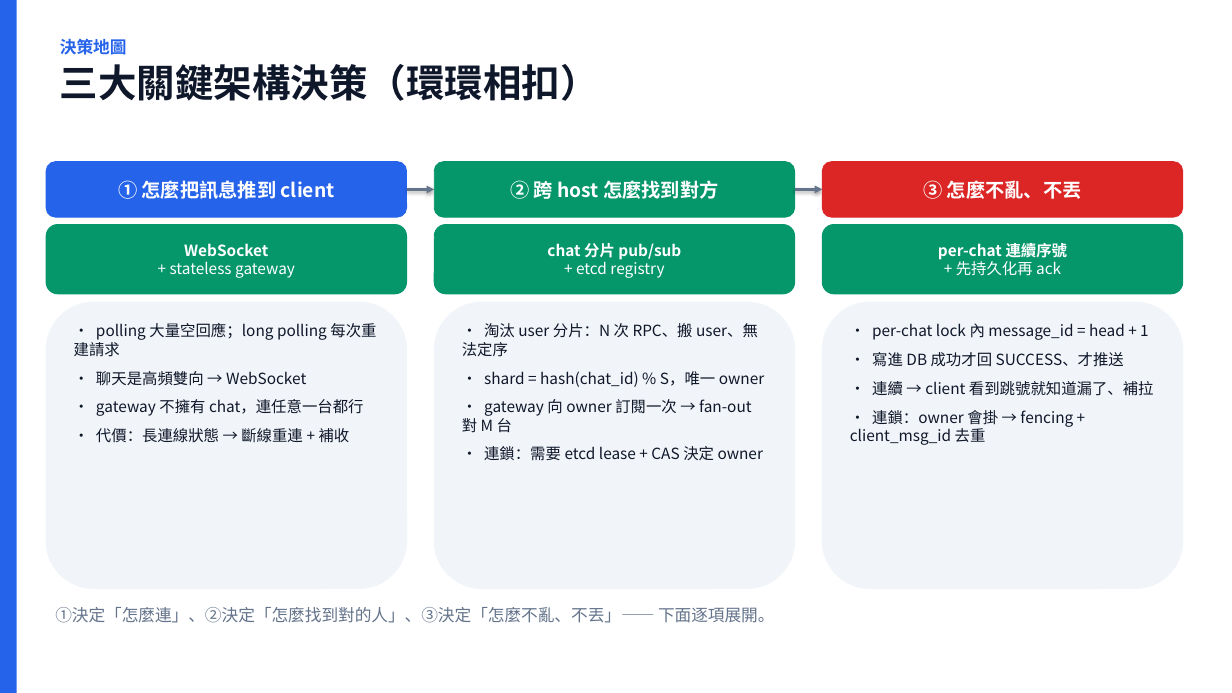
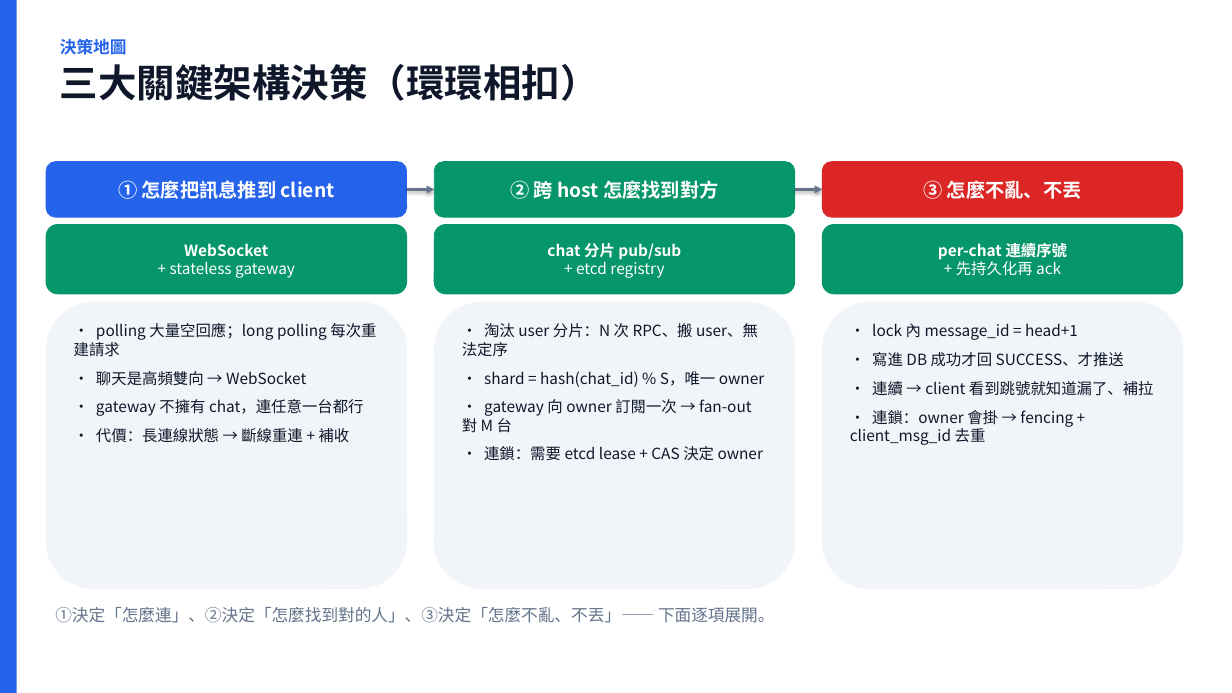
Before and after one commit to scolley31/system-design-demo, a slide deck: slide 7 of Messenger/Messenger.pptx. Drawn at 1232x693 pixels with LibreOffice and Linux fonts; fonts in the diff are those of the drawing. Boxes give left, top, right and bottom in pixels: in the first picture for what was removed or moved away, otherwise in the second. Text is boxed around its words. In the diff, an @@ line names an element or a change of style, - is before the commit and + after.

```diff
--- a/Messenger/Messenger.pptx
+++ b/Messenger/Messenger.pptx
@@ text at <box>872,323,1078,340</box>: text changed @@
-• per-chat lock 內 message_id = head + 1
+• lock 內 message_id = head+1
```
Also in this commit, not shown: 1 other slide changed, 1 other file.
